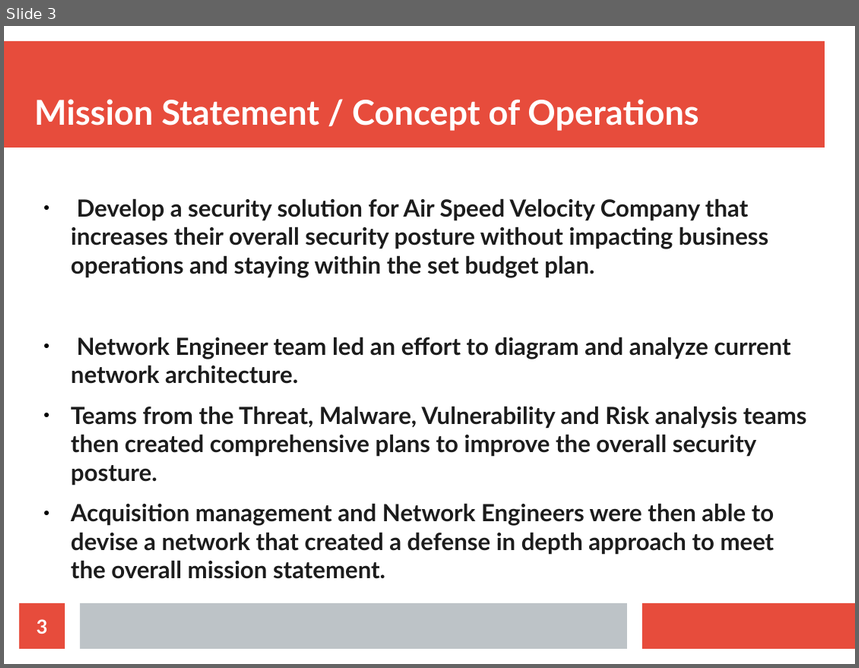
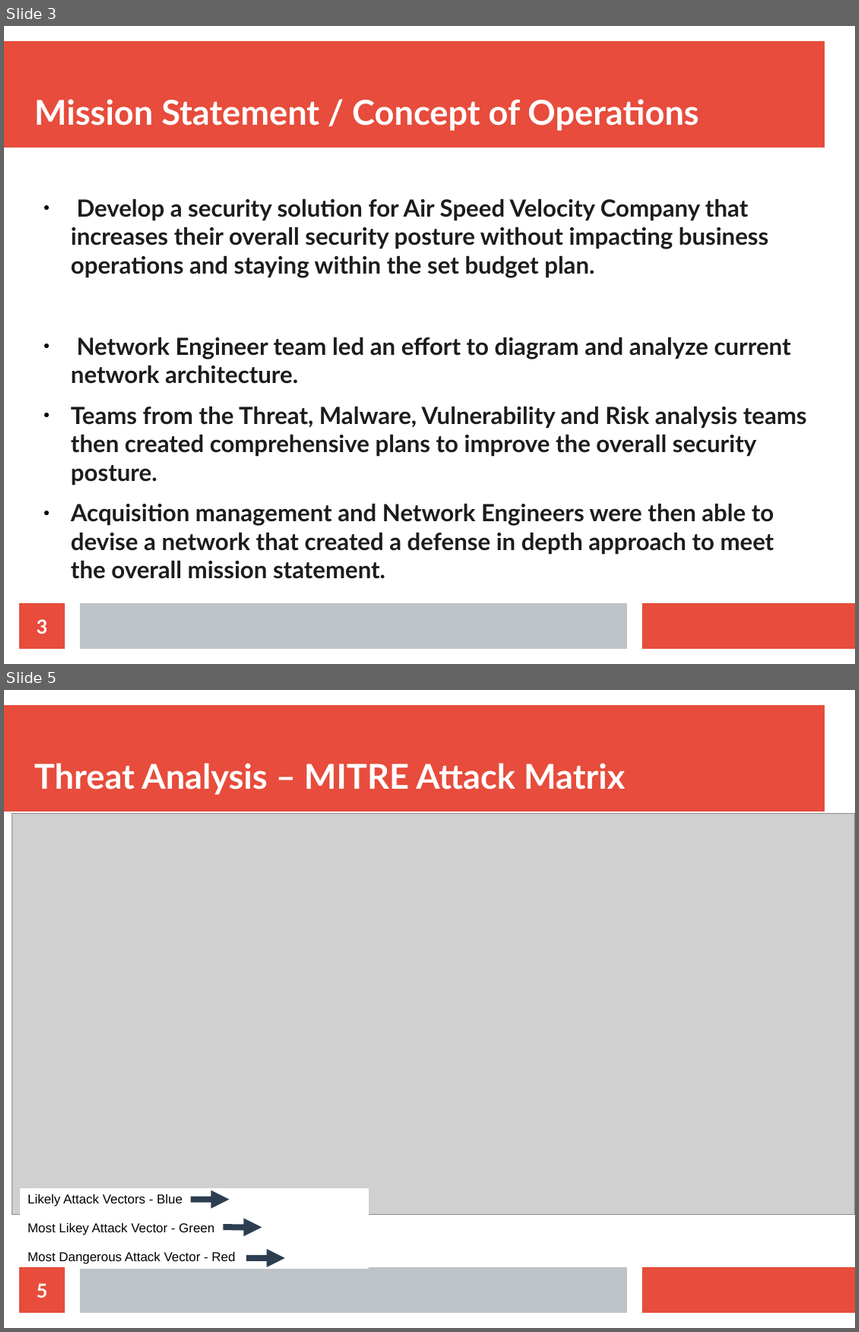
Before and after one commit to RDozier22/Threat-Capstone, a slide deck: Threat 200 Capstone/Air Speed Velocity Co Security Brief.odp. Shown one above the other, each under a label of ours: slide 3 before the commit, slides 3 and 5 after it; the slides between them are not shown. The pictures are 859x668 and 859x1332 pixels, drawn with LibreOffice and Linux fonts; fonts in the diff are those of the drawing; grey boxes stand for pictures. Boxes give left, top, right and bottom in pixels: in the first picture for what was removed or moved away, otherwise in the second. Text is boxed around its words. In the diff, an @@ line names an element or a change of style, - is before the commit and + after.

```diff
--- a/Threat 200 Capstone/Air Speed Velocity Co Security Brief.odp
+++ b/Threat 200 Capstone/Air Speed Velocity Co Security Brief.odp
@@ slide 5 added at [4,690,855,1328], background #FFFFFF; not listed: 3 template elements that a slide beside it also shows @@
@@ title added at [34,763,625,795], 32 pt, text #FFFFFF, bold @@
+Threat Analysis – MITRE Attack Matrix
@@ picture added at [12,814,855,1215] @@
@@ table added at [20,1189,369,1268], 1 rows, 1 columns @@
+Likely Attack Vectors - Blue / Most Likey Attack Vector - Green / Most Dangerous Attack Vector - Red
@@ arrow added from (191, 1200) to (230, 1200), #2C3E50 5.67 pt @@
@@ arrow added from (224, 1227) to (262, 1227), #2C3E50 5.67 pt @@
@@ arrow added from (246, 1258) to (285, 1258), #2C3E50 5.67 pt @@
@@ page number added at [19,1268,65,1313], fill #E74C3C, 18 pt, text #FFFFFF, bold @@
+5
```
Also in this commit, not shown: 1 slide changed.
